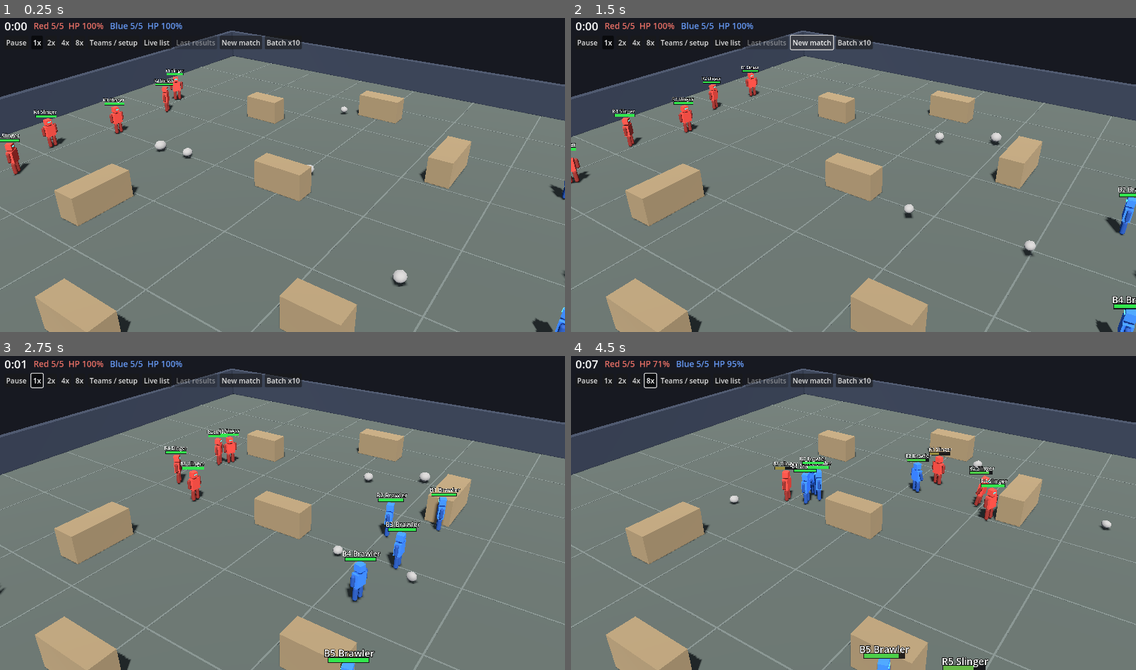
Above: before the commit, frames 1-4 (two rows, left to right).
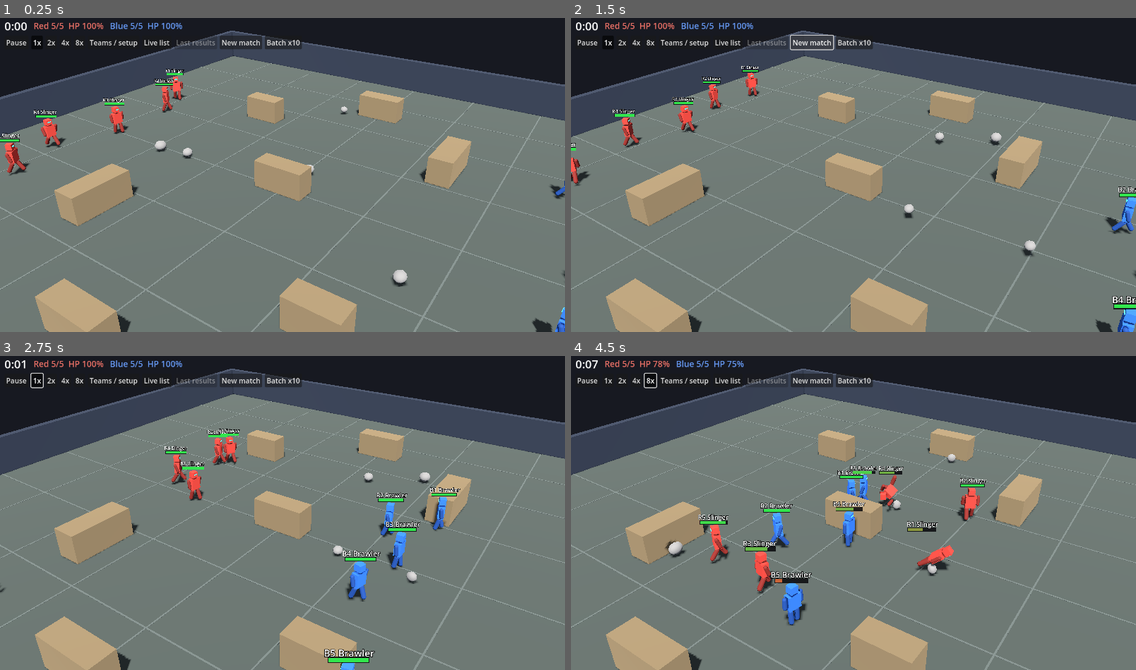
Above: after the commit, the same moments.

Repository: nathandunn/legion-bots
Game: Godot game, scene res://scenes/Main.tscn
Two runs of this game, one before a commit and one after it. Both use one fixed random seed, a clock stepped at 60 frames per second and the inputs below.
Inputs:
- Up to frame 1 (0.25 s): no input
- Up to frame 2 (1.5 s): click "New match" at 0.5 s; click "New match" at 1.25 s
- Up to frame 3 (2.75 s): click "1x" at 2 s
- Up to frame 4 (4.5 s): click "2x" at 2.75 s; click "4x" at 3.5 s; click "8x" at 4.25 s

The runs differ from the first frame. In frame 1, 0.4% of the frame differs, in the area x 0-100%, y 20-100%; in frame 2, 0.4%; in frame 3, 0.5%; in frame 4, 6.2%, in the area x 15-96%, y 1-100%.

Commit message:
Feet that move and kick: legs swing from the hip, kicks on standing enemies, stomps on the floored; kick stats
Co-Authored-By: Claude Fable 5.1 <noreply@anthropic.com>
Claude-Session: https://claude.ai/code/session_015ktb7N8AS55Y2xXNwii5wR

Diff:
--- a/scripts/hud.gd
+++ b/scripts/hud.gd
@@ -430,8 +430,10 @@
 		["Team HP left", func(t): return "%d%%" % int(round(100.0 * res["hp"][t] / (Robot.MAX_HP * MatchManager.TEAM_SIZE)))],
 		["Throws / hits", func(t): return "%d / %d  (%s)" % [s["throws"][t], s["rock_hits"][t], _pct(s["rock_hits"][t], s["throws"][t])]],
 		["Punches / hits", func(t): return "%d / %d  (%s)" % [s["punches"][t], s["punch_hits"][t], _pct(s["punch_hits"][t], s["punches"][t])]],
+		["Kicks / hits", func(t): return "%d / %d  (%s)" % [s["kicks"][t], s["kick_hits"][t], _pct(s["kick_hits"][t], s["kicks"][t])]],
 		["Rock damage", func(t): return "%d" % int(s["damage"][t]["rock"])],
 		["Punch damage", func(t): return "%d" % int(s["damage"][t]["punch"])],
+		["Kick damage", func(t): return "%d" % int(s["damage"][t].get("kick", 0.0))],
 		["Knockdowns dealt", func(t): return "%d" % s["knockdowns"][t]],
 		["Kills (enemy dead)", func(t): return "%d" % s["kills"][t]],
 		["Friendly-fire damage", func(t): return "%d" % int(s["friendly_fire"][t])],
@@ -452,21 +454,23 @@
 	# per-robot table
 	results_box.add_child(_cell("Robots", true, Color.WHITE, 16))
 	var rg := GridContainer.new()
-	rg.columns = 9
+	rg.columns = 11
 	rg.add_theme_constant_override("h_separation", 14)
 	rg.add_theme_constant_override("v_separation", 2)
 	results_box.add_child(rg)
-	for hdr in ["Robot", "Type", "Damage", "Rock", "Punch", "Throw acc", "Punch acc", "KD", "Kills / HP"]:
+	for hdr in ["Robot", "Type", "Damage", "Rock", "Punch", "Kick", "Throw acc", "Punch acc", "Kick acc", "KD", "Kills / HP"]:
 		rg.add_child(_cell(hdr, false, Color(0.75, 0.75, 0.8), 13))
 	for r in res["robots"]:
 		var col: Color = MatchManager.TEAM_COLORS[r["team"]].lightened(0.25)
 		rg.add_child(_cell(r["name"], true, col))
 		rg.add_child(_cell(r["preset"]))
-		rg.add_child(_cell("%d" % int(r["dmg_rock"] + r["dmg_punch"])))
+		rg.add_child(_cell("%d" % int(r["dmg_rock"] + r["dmg_punch"] + r.get("dmg_kick", 0.0))))
 		rg.add_child(_cell("%d" % int(r["dmg_rock"])))
 		rg.add_child(_cell("%d" % int(r["dmg_punch"])))
+		rg.add_child(_cell("%d" % int(r.get("dmg_kick", 0.0))))
 		rg.add_child(_cell("%d/%d %s" % [r["rock_hits"], r["throws"], _pct(r["rock_hits"], r["throws"])]))
 		rg.add_child(_cell("%d/%d %s" % [r["punch_hits"], r["punches"], _pct(r["punch_hits"], r["punches"])]))
+		rg.add_child(_cell("%d/%d %s" % [r.get("kick_hits", 0), r.get("kicks", 0), _pct(r.get("kick_hits", 0), r.get("kicks", 0))]))
 		rg.add_child(_cell("%d" % r["knockdowns"]))
 		rg.add_child(_cell("%d / %s" % [r["kills"], ("%d%%" % int(round(100.0 * r["hp"] / Robot.MAX_HP))) if r["alive"] else "dead"]))
 
--- a/scripts/main.gd
+++ b/scripts/main.gd
@@ -163,7 +163,7 @@
 		if headless:
 			print(summary["text"])
 			for rr in batch_results[-1]["robots"]:
-				print("  %s %s dmg=%d rock=%d punch=%d throws=%d/%d punches=%d/%d kd=%d kills=%d hp=%d" % [rr["name"], rr["preset"], int(rr["dmg_rock"] + rr["dmg_punch"]), int(rr["dmg_rock"]), int(rr["dmg_punch"]), rr["rock_hits"], rr["throws"], rr["punch_hits"], rr["punches"], rr["knockdowns"], rr["kills"], int(rr["hp"])])
+				print("  %s %s dmg=%d rock=%d punch=%d kick=%d throws=%d/%d punches=%d/%d kicks=%d/%d kd=%d kills=%d hp=%d" % [rr["name"], rr["preset"], int(rr["dmg_rock"] + rr["dmg_punch"] + rr["dmg_kick"]), int(rr["dmg_rock"]), int(rr["dmg_punch"]), int(rr["dmg_kick"]), rr["rock_hits"], rr["throws"], rr["punch_hits"], rr["punches"], rr["kick_hits"], rr["kicks"], rr["knockdowns"], rr["kills"], int(rr["hp"])])
 			print(JSON.stringify(summary["data"]))
 			if OS.has_environment("RBCELEB") and manager.celebration_phase != "done":
 				# let the winners finish their celebration so it gets exercised headless
@@ -203,7 +203,7 @@
 	var wins := [0, 0]
 	var draws := 0
 	var dur := 0.0
-	var dmg := [{"rock": 0.0, "punch": 0.0}, {"rock": 0.0, "punch": 0.0}]
+	var dmg := [{"rock": 0.0, "punch": 0.0, "kick": 0.0}, {"rock": 0.0, "punch": 0.0, "kick": 0.0}]
 	var throws := [0, 0]
 	var rock_hits := [0, 0]
 	var punches := [0, 0]
@@ -221,6 +221,7 @@
 		for t in 2:
 			dmg[t]["rock"] += s["damage"][t]["rock"]
 			dmg[t]["punch"] += s["damage"][t]["punch"]
+			dmg[t]["kick"] += s["damage"][t].get("kick", 0.0)
 			throws[t] += s["throws"][t]
 			rock_hits[t] += s["rock_hits"][t]
 			punches[t] += s["punches"][t]
@@ -236,8 +237,8 @@
 	for t in 2:
 		var acc := float(rock_hits[t]) / maxf(throws[t], 1) * 100.0
 		var pacc := float(punch_hits[t]) / maxf(punches[t], 1) * 100.0
-		txt += "%s per match: rock %d / punch %d dmg, throw acc %d%%, punch acc %d%%, %d knockdowns, %d friendly-fire dmg.  " % [
-			MatchManager.TEAM_NAMES[t], int(dmg[t]["rock"] / n), int(dmg[t]["punch"] / n), int(acc), int(pacc), kds[t] / n, int(ff[t] / n)]
+		txt += "%s per match: rock %d / punch %d / kick %d dmg, throw acc %d%%, punch acc %d%%, %d knockdowns, %d friendly-fire dmg.  " % [
+			MatchManager.TEAM_NAMES[t], int(dmg[t]["rock"] / n), int(dmg[t]["punch"] / n), int(dmg[t]["kick"] / n), int(acc), int(pacc), kds[t] / n, int(ff[t] / n)]
 	var hk := hist.keys()
 	hk.sort()
 	var hparts := PackedStringArray()
--- a/scripts/match_manager.gd
+++ b/scripts/match_manager.gd
@@ -81,12 +81,13 @@
 			r.died.connect(_on_died)
 			r.threw.connect(_on_threw)
 			r.punched.connect(_on_punched)
+			r.kicked.connect(_on_kicked)
 			r.knocked_down.connect(_on_knocked_down)
 			world.add_child(r)
 			robots.append(r)
 			robot_stats[r.robot_name] = {"name": r.robot_name, "team": t, "preset": r.personality.label(),
-				"dmg_rock": 0.0, "dmg_punch": 0.0, "dmg_taken": 0.0, "throws": 0, "rock_hits": 0,
-				"punches": 0, "punch_hits": 0, "knockdowns": 0, "kills": 0, "hp": r.hp, "alive": true}
+				"dmg_rock": 0.0, "dmg_punch": 0.0, "dmg_kick": 0.0, "dmg_taken": 0.0, "throws": 0, "rock_hits": 0,
+				"punches": 0, "punch_hits": 0, "kicks": 0, "kick_hits": 0, "knockdowns": 0, "kills": 0, "hp": r.hp, "alive": true}
 
 	var n_rocks := int(ceil(TEAM_SIZE * 2 * ROCKS_PER_ROBOT))
 	var tries := 0
@@ -126,7 +127,9 @@
 
 func _fresh_stats() -> Dictionary:
 	return {
-		"damage": [{"rock": 0.0, "punch": 0.0}, {"rock": 0.0, "punch": 0.0}],
+		"damage": [{"rock": 0.0, "punch": 0.0, "kick": 0.0}, {"rock": 0.0, "punch": 0.0, "kick": 0.0}],
+		"kicks": [0, 0],
+		"kick_hits": [0, 0],
 		"throws": [0, 0],
 		"rock_hits": [0, 0],
 		"punches": [0, 0],
@@ -316,6 +319,8 @@
 		a["dmg_rock"] += amount
 		var h: Dictionary = stats["hitbox_hist"]
 		h[hitbox_count] = int(h.get(hitbox_count, 0)) + 1
+	elif source == "kick":
+		a["dmg_kick"] += amount
 	else:
 		a["dmg_punch"] += amount
 	if robot.hp <= 0.0 and robot.alive:  # hp is already reduced; _die() follows this signal
@@ -339,6 +344,14 @@
 		robot_stats[robot.robot_name]["punch_hits"] += 1
 
 
+func _on_kicked(robot: Robot, landed: bool) -> void:
+	stats["kicks"][robot.team] += 1
+	robot_stats[robot.robot_name]["kicks"] += 1
+	if landed:
+		stats["kick_hits"][robot.team] += 1
+		robot_stats[robot.robot_name]["kick_hits"] += 1
+
+
 func _on_knocked_down(_robot: Robot, by: Robot, _source: String) -> void:
 	if by == null:
 		return
--- a/scripts/robot.gd
+++ b/scripts/robot.gd
@@ -7,6 +7,7 @@
 signal damaged(robot: Robot, amount: float, source: String, attacker: Robot, hitbox_count: int)
 signal threw(robot: Robot)
 signal punched(robot: Robot, landed: bool)
+signal kicked(robot: Robot, landed: bool)
 signal knocked_down(robot: Robot, by: Robot, source: String)
 
 const SPEED := 6.0
@@ -26,6 +27,12 @@
 const PUNCH_COOLDOWN := 0.6         # 4x faster than a throw
 const PUNCH_REACH := 1.7
 const PUNCH_WINDUP := 0.22          # seen coming: the wind-up before the fist lands
+const KICK_REACH := 2.0             # a boot reaches further than a fist
+const KICK_WINDUP := 0.3
+const KICK_COOLDOWN := 0.9
+const KICK_KNOCKDOWN_CHANCE := 0.6  # a boot to a standing man floors him more often than a fist
+const STOMP_FRAC := 0.12            # a kick to a man on the floor: 12% of max HP, and he stays down longer
+const STOMP_EXTRA_DOWN := 0.5
 const THROW_COOLDOWN := 2.4
 const THROW_RANGE := 20.0
 const PICKUP_RANGE := 1.5
@@ -89,6 +96,13 @@
 var body_root: Node3D
 var arm_r: MeshInstance3D
 var arm_l: MeshInstance3D
+var leg_l: Node3D
+var leg_r: Node3D
+var _gait := 0.0
+var _kick_pending := 0.0
+var _kick_anim := 0.0
+var _kick_target: Robot = null
+var kick_timer := 0.0
 var _dark_mat: StandardMaterial3D
 var _eye_mat: StandardMaterial3D
 var ragdoll: Ragdoll = null
@@ -151,8 +165,8 @@
 	_part("head", _box(Vector3(0.36, 0.34, 0.36)), _box_shape(Vector3(0.4, 0.38, 0.4)), Vector3(0, 1.75, 0), _mat)
 	arm_l = _part("arm_l", _capsule(0.1, 0.62), _capsule_shape(0.12, 0.66), Vector3(-0.42, 1.2, 0), dark)
 	arm_r = _part("arm_r", _capsule(0.1, 0.62), _capsule_shape(0.12, 0.66), Vector3(0.42, 1.2, 0), dark)
-	_part("leg_l", _capsule(0.12, 0.76), _capsule_shape(0.14, 0.8), Vector3(-0.17, 0.4, 0), dark)
-	_part("leg_r", _capsule(0.12, 0.76), _capsule_shape(0.14, 0.8), Vector3(0.17, 0.4, 0), dark)
+	leg_l = _leg("leg_l", -0.17, dark)
+	leg_r = _leg("leg_r", 0.17, dark)
 
 	# eye so you can see which way it faces
 	var eye := MeshInstance3D.new()
@@ -217,6 +231,40 @@
 	return m
 
 
+## A leg swings from the hip: a pivot at hip height with the capsule hanging below it.
+## The hitbox stays put on the rig (legs are hit where legs are, not where the swing is).
+func _leg(part_name: String, x: float, mat: Material) -> Node3D:
+	var piv := Node3D.new()
+	piv.name = part_name + "_pivot"
+	piv.position = Vector3(x, 0.78, 0)
+	body_root.add_child(piv)
+	var mi := MeshInstance3D.new()
+	mi.name = part_name
+	mi.mesh = _capsule(0.12, 0.76)
+	mi.material_override = mat
+	mi.position = Vector3(0, -0.38, 0)
+	piv.add_child(mi)
+	_hitbox(part_name, _capsule_shape(0.14, 0.8), Vector3(x, 0.4, 0))
+	return piv
+
+
+func _hitbox(part_name: String, shape: Shape3D, pos: Vector3) -> void:
+	var hb := Area3D.new()
+	hb.name = "hb_" + part_name
+	hb.collision_layer = LAYER_HITBOXES
+	hb.collision_mask = 0
+	hb.monitoring = false
+	hb.monitorable = true
+	hb.set_meta("robot", self)
+	hb.set_meta("part", part_name)
+	var cs := CollisionShape3D.new()
+	cs.shape = shape
+	hb.add_child(cs)
+	hb.position = pos
+	body_root.add_child(hb)
+	hitboxes.append(hb)
+
+
 func _part(part_name: String, mesh: Mesh, shape: Shape3D, pos: Vector3, mat: Material) -> MeshInstance3D:
 	var mi := MeshInstance3D.new()
 	mi.name = part_name
@@ -294,11 +342,16 @@
 		return
 	punch_timer -= delta
 	throw_timer -= delta
+	kick_timer -= delta
 	_flee_timer -= delta
 	if _punch_pending > 0.0:
 		_punch_pending -= delta
 		if _punch_pending <= 0.0 and down_timer <= 0.0 and (manager == null or manager.running):
-			_punch_land()
+			_melee_land("punch")
+	if _kick_pending > 0.0:
+		_kick_pending -= delta
+		if _kick_pending <= 0.0 and down_timer <= 0.0 and (manager == null or manager.running):
+			_melee_land("kick")
 	decide_timer -= delta
 	wander_timer -= delta
 	grace_timer -= delta
@@ -403,17 +456,45 @@
 		arm_r.rotation.x = (0.9 * (1.0 - (_swing - 0.2) / PUNCH_WINDUP)) if _swing > 0.2 else -1.6 * (_swing / 0.2)
 	else:
 		arm_r.rotation.x = 0.0
+	# feet: legs swing from the hip in time with the ground covered; a kick overrides the right leg
+	var spd := velocity.length()
+	if _kick_anim > 0.0:
+		_kick_anim -= delta
+		var k := 1.0 - _kick_anim / (KICK_WINDUP + 0.25)  # 0..1 over the whole kick
+		leg_r.rotation.x = (0.5 * k / 0.55) if k < 0.55 else -1.35 * sin((k - 0.55) / 0.45 * PI)  # wind back, then boot
+		leg_l.rotation.x = 0.0
+	elif spd > 0.4:
+		_gait += delta * spd * 1.7
+		leg_l.rotation.x = sin(_gait) * 0.6
+		leg_r.rotation.x = -sin(_gait) * 0.6
+		if _swing <= 0.0:
+			arm_l.rotation.x = -sin(_gait) * 0.35
+			arm_r.rotation.x = sin(_gait) * 0.35
+	else:
+		leg_l.rotation.x = lerpf(leg_l.rotation.x, 0.0, minf(delta * 10.0, 1.0))
+		leg_r.rotation.x = lerpf(leg_r.rotation.x, 0.0, minf(delta * 10.0, 1.0))
+		if _swing <= 0.0:
+			arm_l.rotation.x = lerpf(arm_l.rotation.x, 0.0, minf(delta * 10.0, 1.0))
 
 	if held_rock != null:
 		held_rock.global_position = to_global(HAND_POS)
 
-	# opportunistic punch: anyone in reach and fist ready - unless this robot doesn't box
-	if manager != null and punch_timer <= 0.0:
+	# opportunistic boot: an enemy on the floor within reach gets stomped, whoever you are
+	if manager != null and kick_timer <= 0.0 and _kick_pending <= 0.0 and _punch_pending <= 0.0:
+		var dn := _nearest_downed_enemy(KICK_REACH)
+		if dn != null and _facing(dn.corpse_position()):
+			_kick(dn)
+	# opportunistic punch (or, a third of the time, a kick): anyone in reach and fist ready -
+	# unless this robot doesn't box
+	if manager != null and punch_timer <= 0.0 and _kick_pending <= 0.0:
 		var e := _nearest_enemy()
 		if e != null:
 			var ed := _flat_dist(e.global_position)
 			if ed <= PUNCH_REACH + 0.2 and _will_box(ed):
-				_punch()
+				if kick_timer <= 0.0 and rng.randf() < 0.3:
+					_kick(e)
+				else:
+					_punch()
 	# opportunistic throw: arm ready and a standing enemy in range with a clear line - fling it
 	if manager != null and held_rock != null and throw_timer <= 0.0 and action != "dodge":
 		var tgt := _throw_target()
@@ -605,6 +686,30 @@
 			bd = d
 			best = r
 	return best
+
+
+## The nearest living enemy who is on the floor (ragdolled) within reach_m of us.
+func _nearest_downed_enemy(reach_m: float) -> Robot:
+	var best: Robot = null
+	var bd := reach_m
+	for r: Robot in manager.alive_robots():
+		if r.team == team or r == self or r.down_timer <= 0.0:
+			continue
+		var d := _flat_dist(r.corpse_position())
+		if d < bd:
+			bd = d
+			best = r
+	return best
+
+
+func _facing(point: Vector3) -> bool:
+	var f := -global_transform.basis.z
+	f.y = 0.0
+	var to := point - global_position
+	to.y = 0.0
+	if to.length_squared() < 0.04 or f.length_squared() < 0.001:
+		return true
+	return f.normalized().dot(to.normalized()) > 0.45
 
 
 ## A mate in trouble: floored, or with an enemy at his throat. Returns {mate, enemy, urgency} or {}.
@@ -809,6 +914,16 @@
 		scores["kite"] = s3 * flee_sense
 		if _flee_timer > 0.0:
 			scores["kite"] = 2.5  # just poked someone: run
+	# an enemy on the floor nearby: go and put the boot in (slingers would rather throw, cowards
+	# only when nobody standing is close)
+	var downed := _nearest_downed_enemy(8.0)
+	if downed != null:
+		var ss := 0.45 + aggression * 0.9 + (0.25 if held_rock == null else 0.0)
+		if rock_love >= 0.75:
+			ss *= 0.5
+		if caution >= 0.8:
+			ss *= 0.6 if edist > 6.0 else 0.0
+		scores["stomp"] = ss * clampf(1.2 - _flat_dist(downed.corpse_position()) / 8.0, 0.3, 1.0)
 	# guard a mate who has someone on him: get between them and deal with the attacker
 	var trouble := _mate_in_trouble() if protect > 0.05 else {}
 	if not trouble.is_empty():
@@ -940,6 +1055,15 @@
 			var to := hide_spot - global_position
 			to.y = 0.0
 			move_dir = to.normalized() if to.length() > 0.8 else Vector3.ZERO
+		"stomp":
+			var spot := downed.corpse_position()
+			face_point = spot
+			has_face_point = true
+			var to := spot - global_position
+			to.y = 0.0
+			move_dir = to.normalized() if to.length() > KICK_REACH * 0.7 else Vector3.ZERO
+			if to.length() <= KICK_REACH and kick_timer <= 0.0 and _kick_pending <= 0.0:
+				_kick(downed)
 		"guard":
 			var mate: Robot = trouble["mate"]
 			var foe: Robot = trouble["enemy"]
@@ -1070,6 +1194,66 @@
 	return hits
 
 
+## A kick: same idea as a punch (wind-up, can be seen and dodged, can miss) but from the
+## hip - longer reach, slower, and the only way to hurt a man who is already on the floor.
+func _kick(target: Robot) -> void:
+	kick_timer = KICK_COOLDOWN
+	_kick_pending = KICK_WINDUP
+	_kick_anim = KICK_WINDUP + 0.25
+	_kick_target = target
+	if target != null and target.down_timer <= 0.0:
+		target.notice_punch(self)
+	face_point = target.global_position if target != null else face_point
+	has_face_point = target != null
+
+
+func _melee_land(source: String) -> void:
+	if source == "kick":
+		_stomp_or_kick_land()
+	else:
+		_punch_land()
+
+
+## The boot comes down. A man on the floor within reach takes a stomp (flat damage, stays down
+## longer, ragdoll shoved); a standing one is treated like a hard punch from further out.
+func _stomp_or_kick_land() -> void:
+	var t := _kick_target
+	_kick_target = null
+	var landed := false
+	if t != null and is_instance_valid(t) and t.alive and t.down_timer > 0.0:
+		if _flat_dist(t.corpse_position()) <= KICK_REACH + 0.3 and rng.randf() < 0.55 + 0.45 * ACCURACY:
+			landed = true
+			t.take_damage(MAX_HP * STOMP_FRAC, "kick", self, 1)
+			t.down_timer += STOMP_EXTRA_DOWN
+			if t.ragdoll != null and is_instance_valid(t.ragdoll):
+				var away: Vector3 = t.corpse_position() - global_position
+				away.y = 0.0
+				away = away.normalized() if away.length_squared() > 0.01 else -global_transform.basis.z
+				t.ragdoll.shove(away * 9.0 + Vector3(0, 7.0, 0))
+	else:
+		# standing target: whoever is in the boot's arc (the fist box, stretched)
+		var hits := _in_fist()
+		if t != null and is_instance_valid(t) and t.alive and not hits.has(t) and _flat_dist(t.global_position) <= KICK_REACH and _facing(t.global_position):
+			hits[t] = 2
+		for r in hits:
+			if rng.randf() > 0.5 + 0.45 * ACCURACY:
+				continue  # swung a leg at air
+			landed = true
+			var quality := minf(float(hits[r]), float(PUNCH_FULL_HITBOXES)) / float(PUNCH_FULL_HITBOXES)
+			r.take_damage(MAX_HP * PUNCH_MAX_FRAC * quality, "kick", self, hits[r])
+			var floored := rng.randf() < KICK_KNOCKDOWN_CHANCE * quality
+			var victim: Robot = r
+			var away: Vector3 = victim.global_position - global_position
+			away.y = 0.0
+			away = away.normalized() if away.length_squared() > 0.01 else -global_transform.basis.z
+			var impulse: Vector3 = away * (14.0 + 28.0 * quality) + Vector3(0, 4.0 + 5.0 * quality, 0)
+			victim.knock_down(PUNCH_KNOCKDOWN_TIME if floored else PUNCH_FLOP_TIME, self, "kick", impulse)
+	kicked.emit(self, landed)
+	if personality.get_trait("caution") >= 0.8 and _escape_open():
+		_flee_timer = 1.6
+		decide_timer = 0.0
+
+
 func _punch_land() -> void:
 	var accuracy := ACCURACY
 	var landed := false
@@ -1237,6 +1421,8 @@
 	body_root.rotation = Vector3.ZERO
 	arm_l.rotation = Vector3.ZERO
 	arm_r.rotation = Vector3.ZERO
+	leg_l.rotation = Vector3.ZERO
+	leg_r.rotation = Vector3.ZERO
 
 
 ## Post-match locomotion (the utility brain is off): jog straight at a point.
@@ -1271,6 +1457,8 @@
 	body_root.position.y = absf(sin(t * 9.0)) * 0.08
 	arm_l.rotation.x = sin(t * 9.0) * 0.6
 	arm_r.rotation.x = -sin(t * 9.0) * 0.6
+	leg_l.rotation.x = -sin(t * 9.0) * 0.6
+	leg_r.rotation.x = sin(t * 9.0) * 0.6
 	return false
 
 
Not shown, changed: README.md
Not shown, changed: dist/index.html
Not shown, changed: dist/index.js.gz
Not shown, changed: dist/index.pck.gz
Not shown, changed: dist/index.wasm.gz
